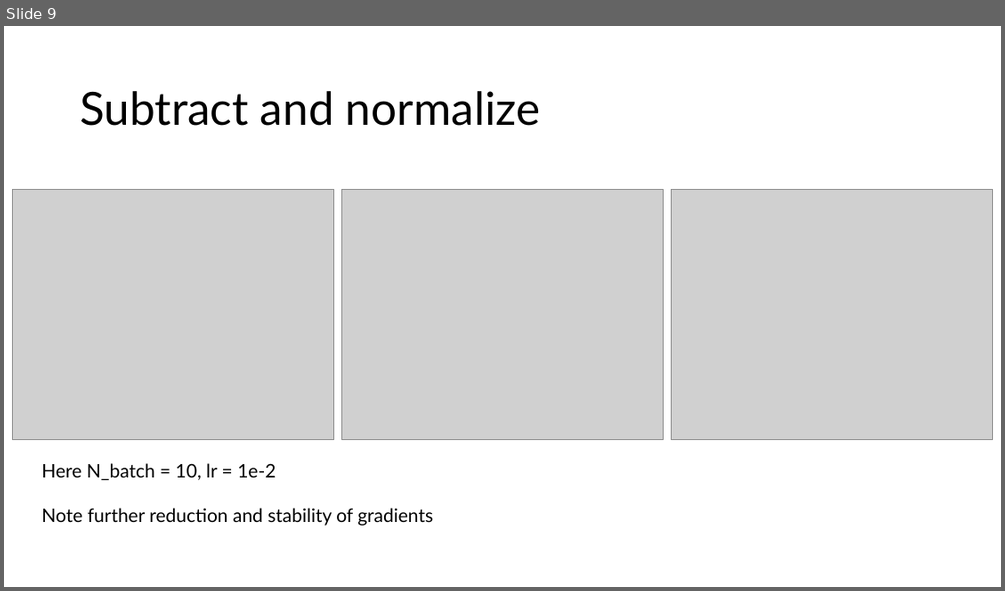
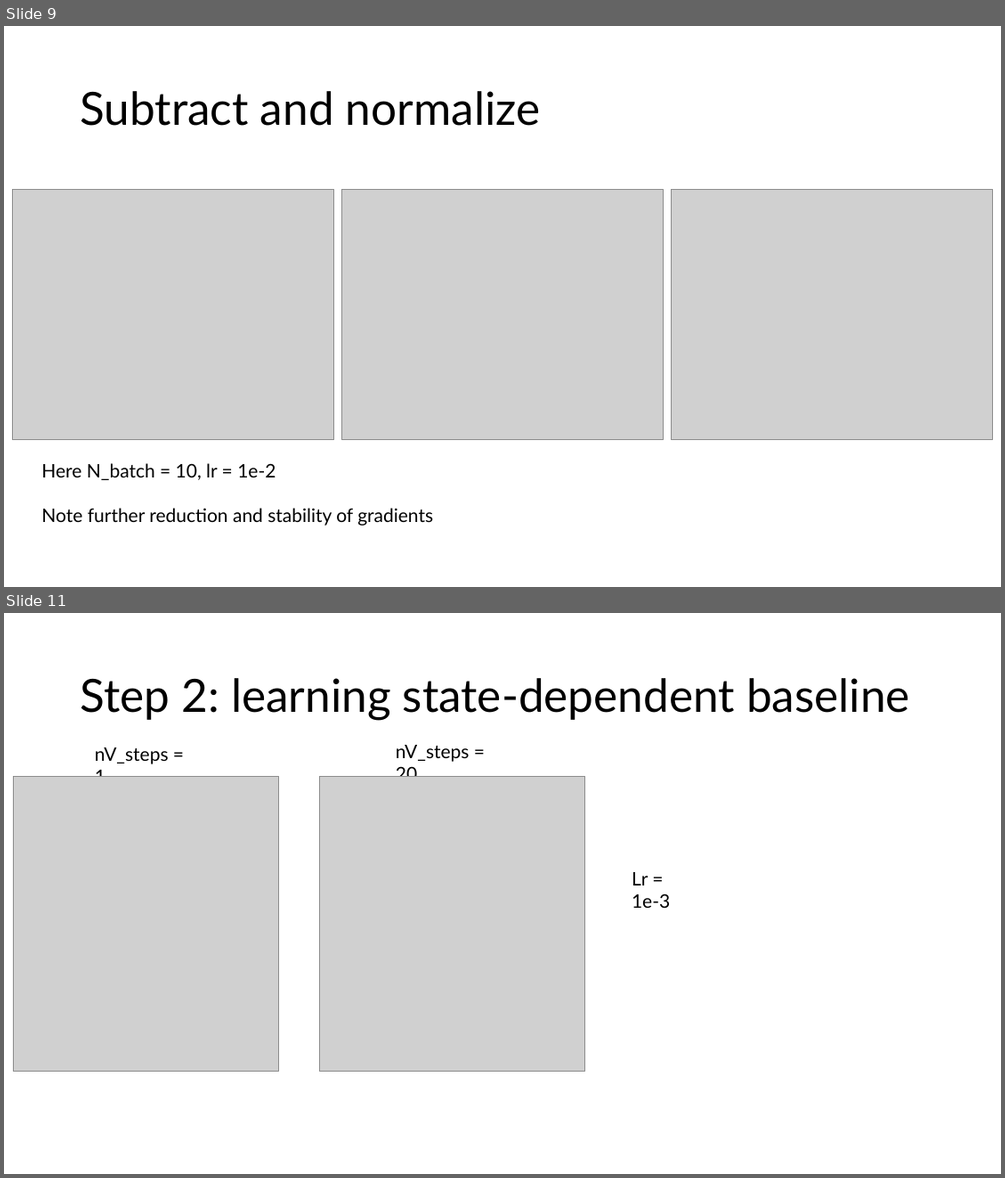
Before and after one commit to PashaDolgirev/optical-PPO, a slide deck: CartPole_results/RL_REINFORCE_PPO.pptx. Shown one above the other, each under a label of ours: slide 9 before the commit, slides 9 and 11 after it; the slides between them are not shown. The pictures are 1005x591 and 1005x1178 pixels, drawn with LibreOffice and Linux fonts; fonts in the diff are those of the drawing; grey boxes stand for pictures. Boxes give left, top, right and bottom in pixels: in the first picture for what was removed or moved away, otherwise in the second. Text is boxed around its words. In the diff, an @@ line names an element or a change of style, - is before the commit and + after.

```diff
--- a/CartPole_results/RL_REINFORCE_PPO.pptx
+++ b/CartPole_results/RL_REINFORCE_PPO.pptx
@@ slide 11 added at [4, 613, 1001, 1174], background #FFFFFF @@
@@ title added at [80, 678, 910, 720], 44 pt, text #000000 @@
+Step 2: learning state-dependent baseline
@@ text added at [396, 745, 469, 777], 18 pt, text #000000 @@
+nV_steps = 20
@@ text added at [95, 747, 169, 777], 18 pt, text #000000 @@
+nV_steps = 1
@@ picture added at [13, 776, 278, 1071] @@
@@ picture added at [320, 776, 585, 1071] @@
@@ text added at [631, 872, 670, 908], 18 pt, text #000000 @@
+Lr = 1e-3
```
Also in this commit, not shown: 2 slides changed, 1 other slide added, 29 other files.
